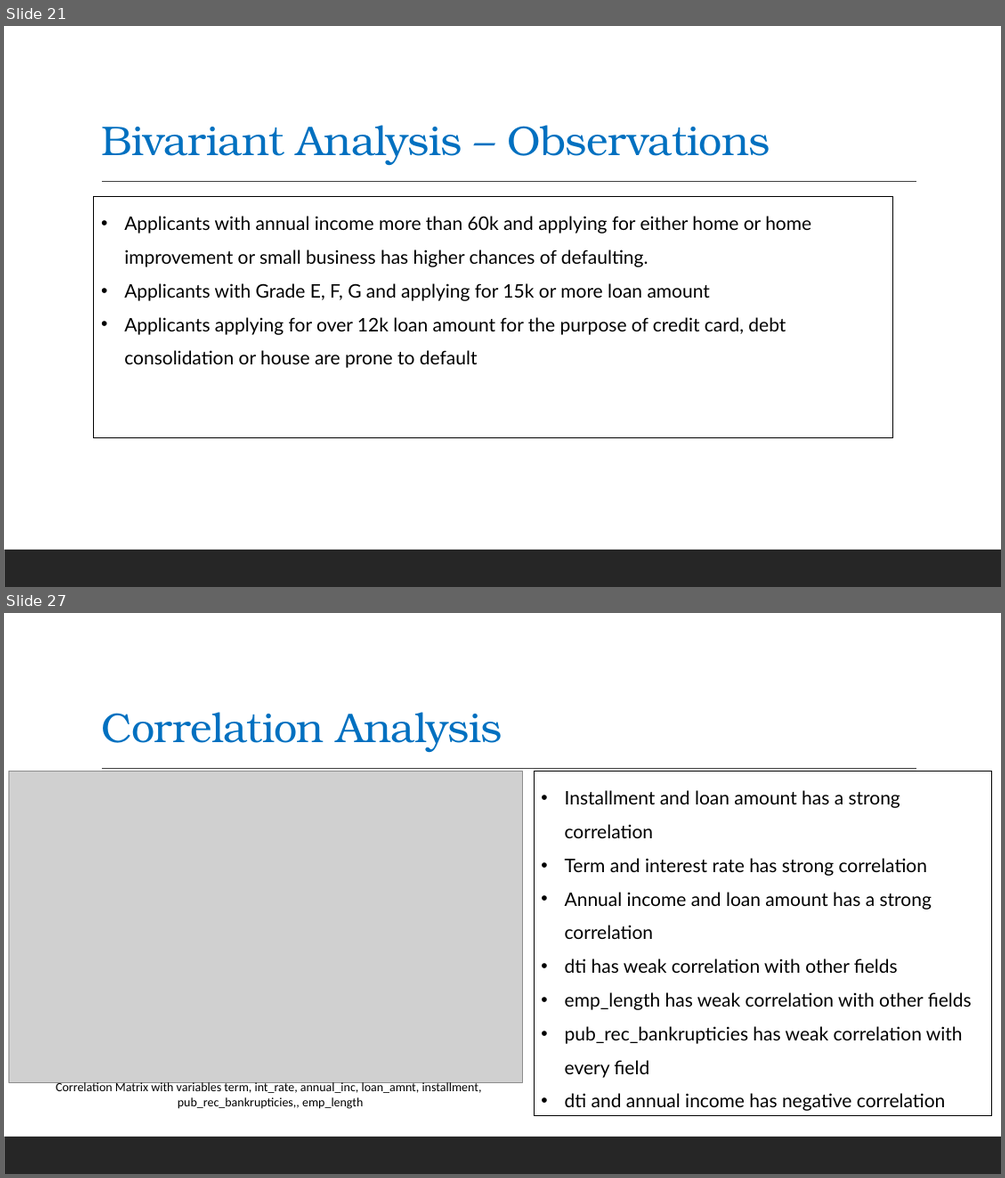
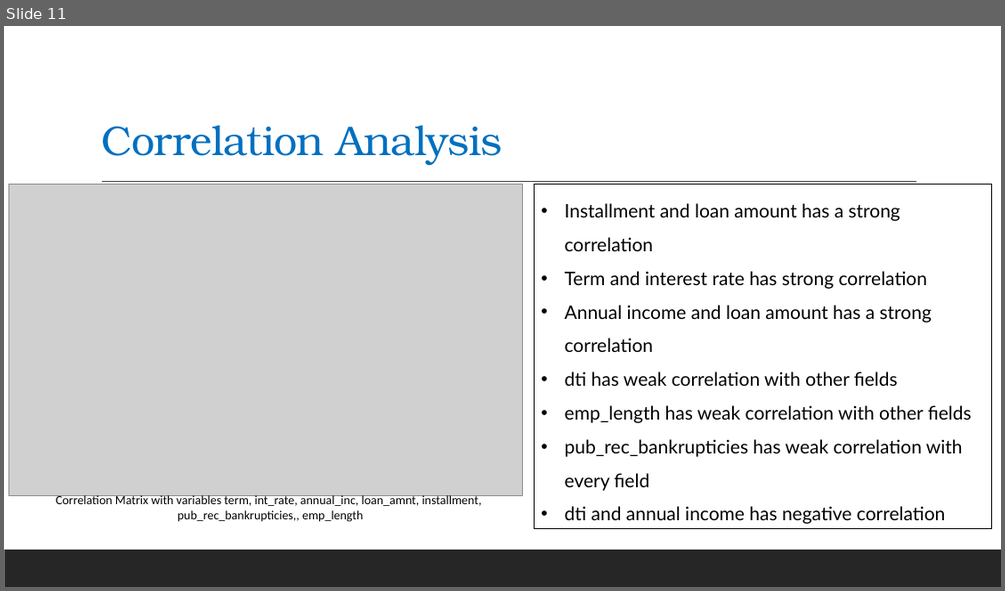
Before and after one commit to mrsivanandareddy/lending-club-case-study, a slide deck: Lending_Club_Case_Study.pptx. Shown one above the other, each under a label of ours: slides 21 and 27 before the commit, slide 11 after it; the slides between them are not shown. The pictures are 1005x1178 and 1005x591 pixels, drawn with LibreOffice and Linux fonts; fonts in the diff are those of the drawing; grey boxes stand for pictures. Boxes give left, top, right and bottom in pixels: in the first picture for what was removed or moved away, otherwise in the second. Text is boxed around its words. In the diff, an @@ line names an element or a change of style, - is before the commit and + after.

```diff
--- a/Lending_Club_Case_Study.pptx
+++ b/Lending_Club_Case_Study.pptx
@@ slide 21 removed at (x1=4, y1=26, x2=1001, y2=587), background #FFFFFF; not listed: 2 template elements that a slide beside it also shows @@
@@ title removed at (x1=101, y1=125, x2=770, y2=164) @@
-Bivariant Analysis – Observations
@@ rectangle removed at (x1=94, y1=197, x2=893, y2=438) @@
-• Applicants with annual income more than 60k and applying for either home or home improvement or small business has higher chances of defaulting.
-• Applicants with Grade E, F, G and applying for 15k or more loan amount
-• Applicants applying for over 12k loan amount for the purpose of credit card, debt consolidation or house are prone to default
@@ what was slide 27 is now slide 11 @@
```
Also in this commit, not shown: 10 slides changed, 1 slide added, 15 other slides removed, 1 other file.
